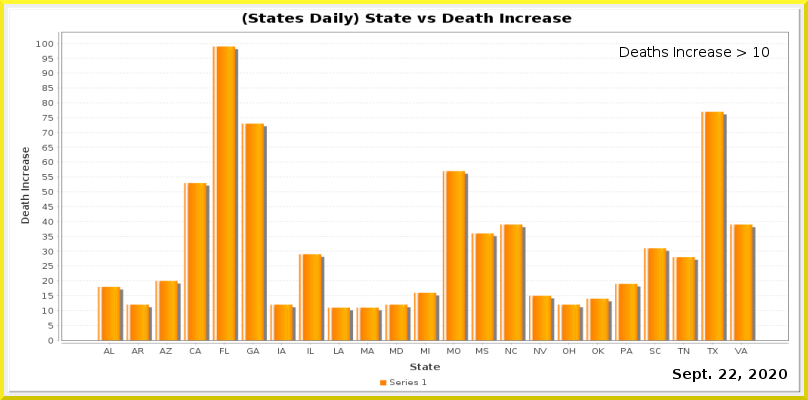
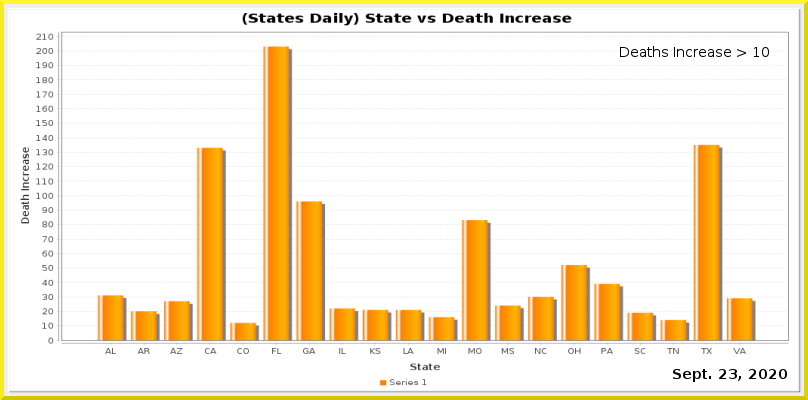
Revision of a layered 808×400 image; what changed, layer by layer:
painted on "Current Date" over [729, 369, 737, 379]
painted on "Date_vs_TestIncrease.png" over [36, 33, 789, 354]
